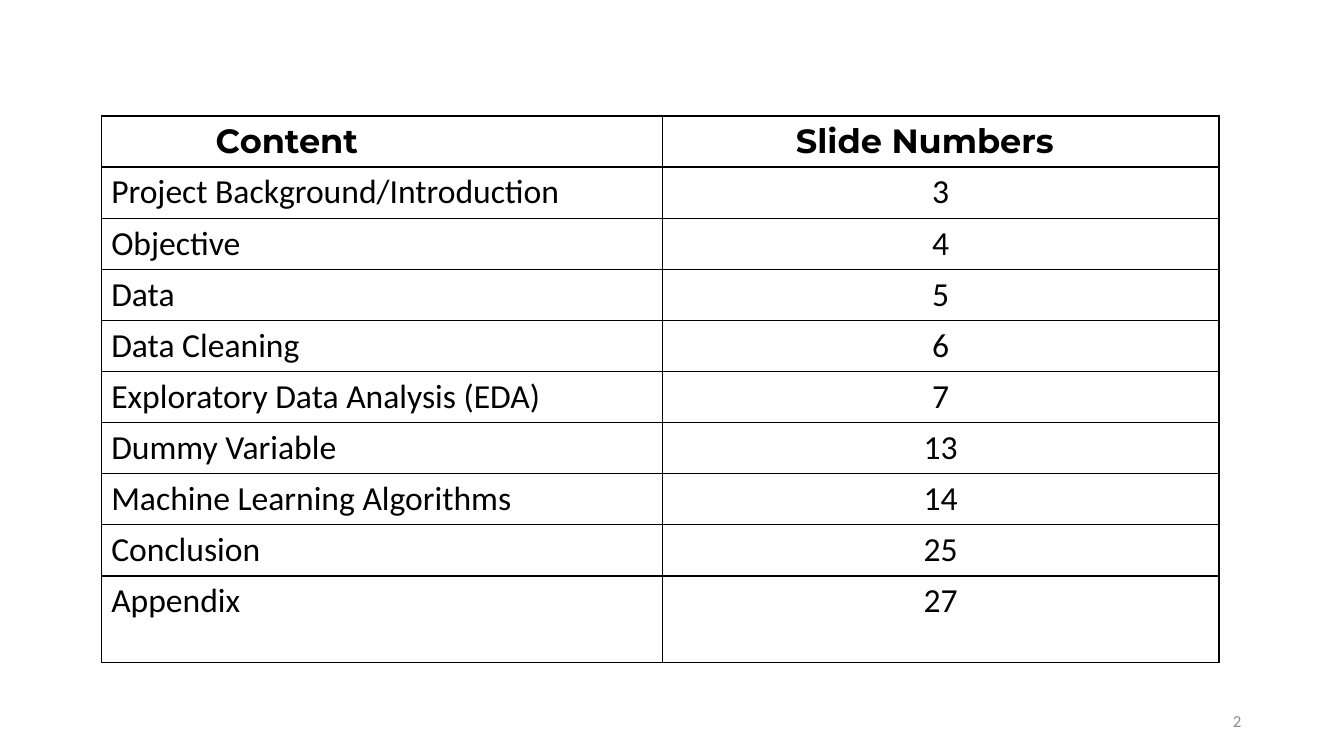
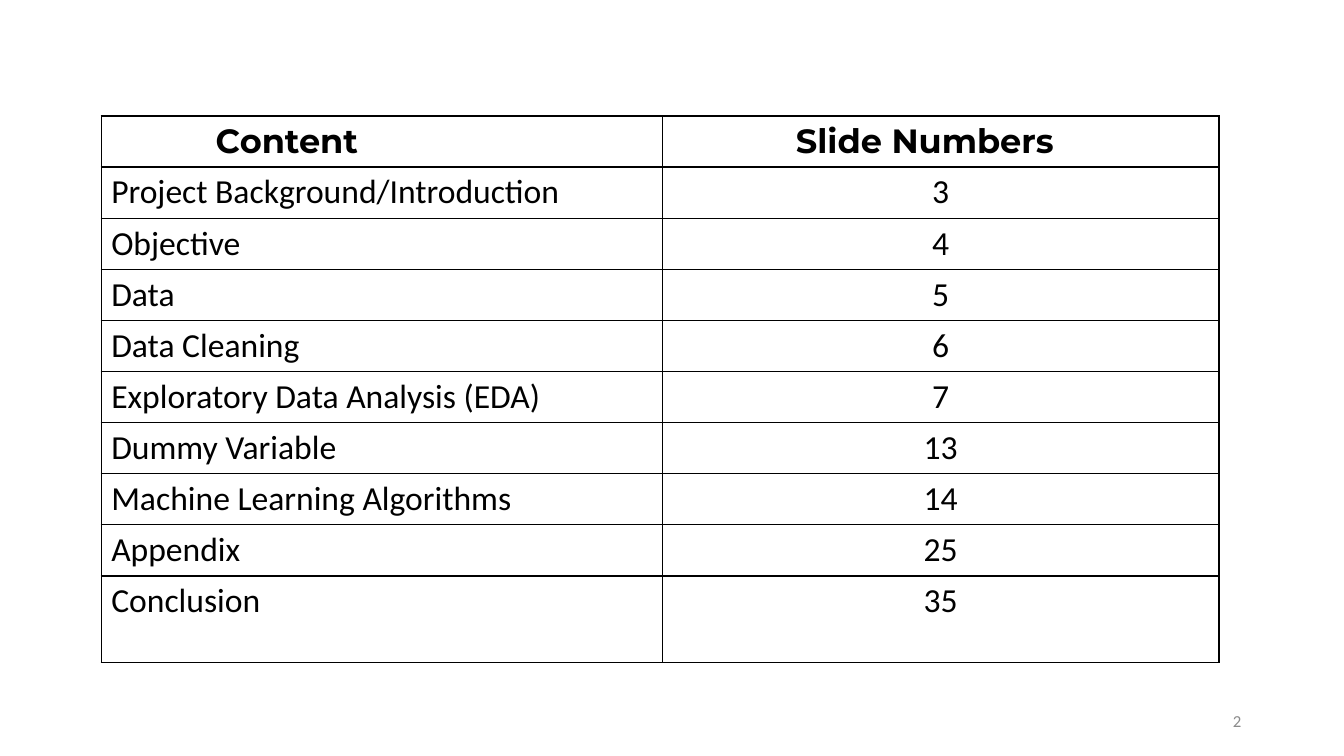
Before and after one commit to bharathdhanireddy/classification-credit-risk-, a slide deck: slide 2 of Presentation1.pptx. Drawn at 1344x756 pixels with LibreOffice and Linux fonts; fonts in the diff are those of the drawing; background and template pictures are left out. Boxes give left, top, right and bottom in pixels: in the first picture for what was removed or moved away, otherwise in the second. Text is boxed around its words. In the diff, an @@ line names an element or a change of style, - is before the commit and + after.

```diff
--- a/Presentation1.pptx
+++ b/Presentation1.pptx
@@ table at (x1=101, y1=116, x2=1219, y2=657) @@
-row 9, column 1: Conclusion
+row 9, column 1: Appendix
-row 10, column 1: Appendix
+row 10, column 1: Conclusion
-row 10, column 2: 27
+row 10, column 2: 35
```
Also in this commit, not shown: 3 other slides changed.
